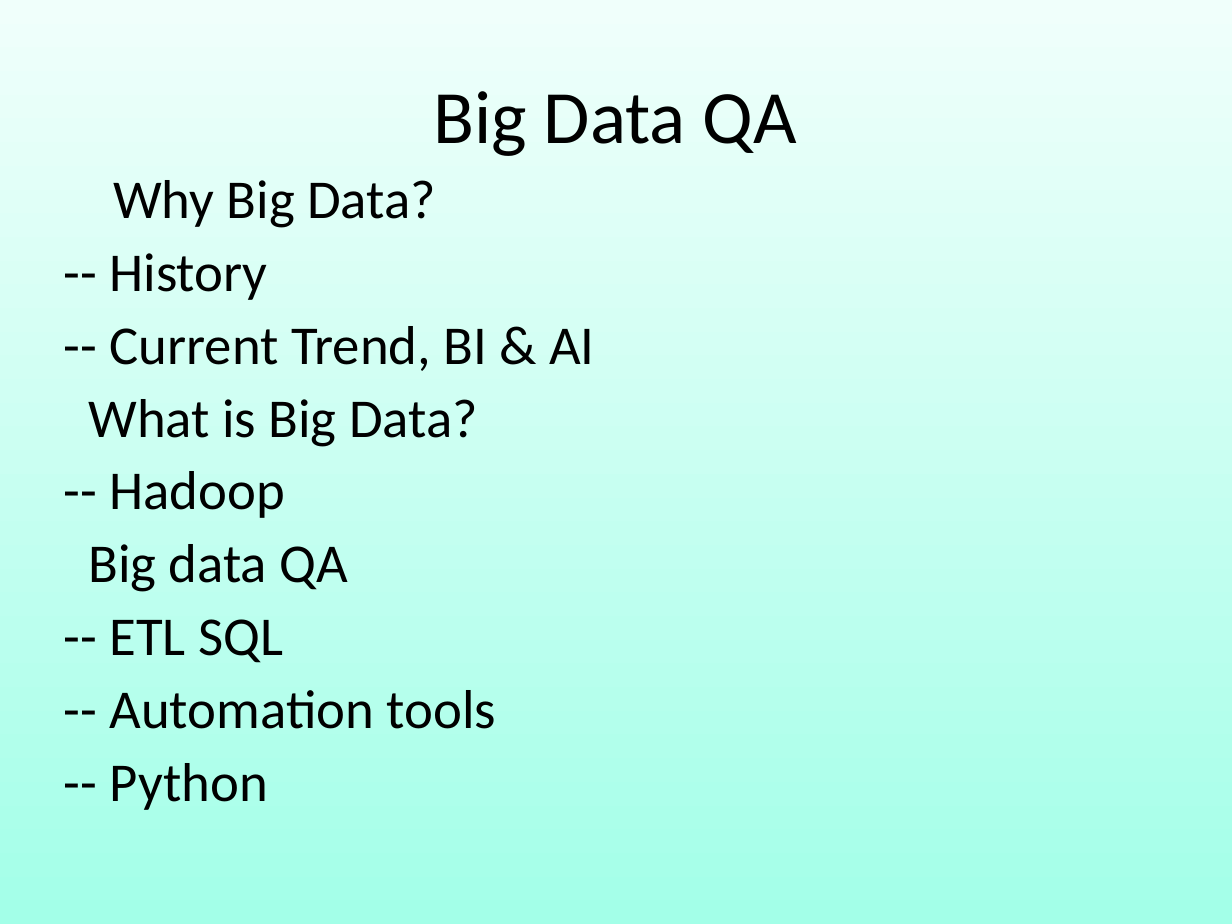
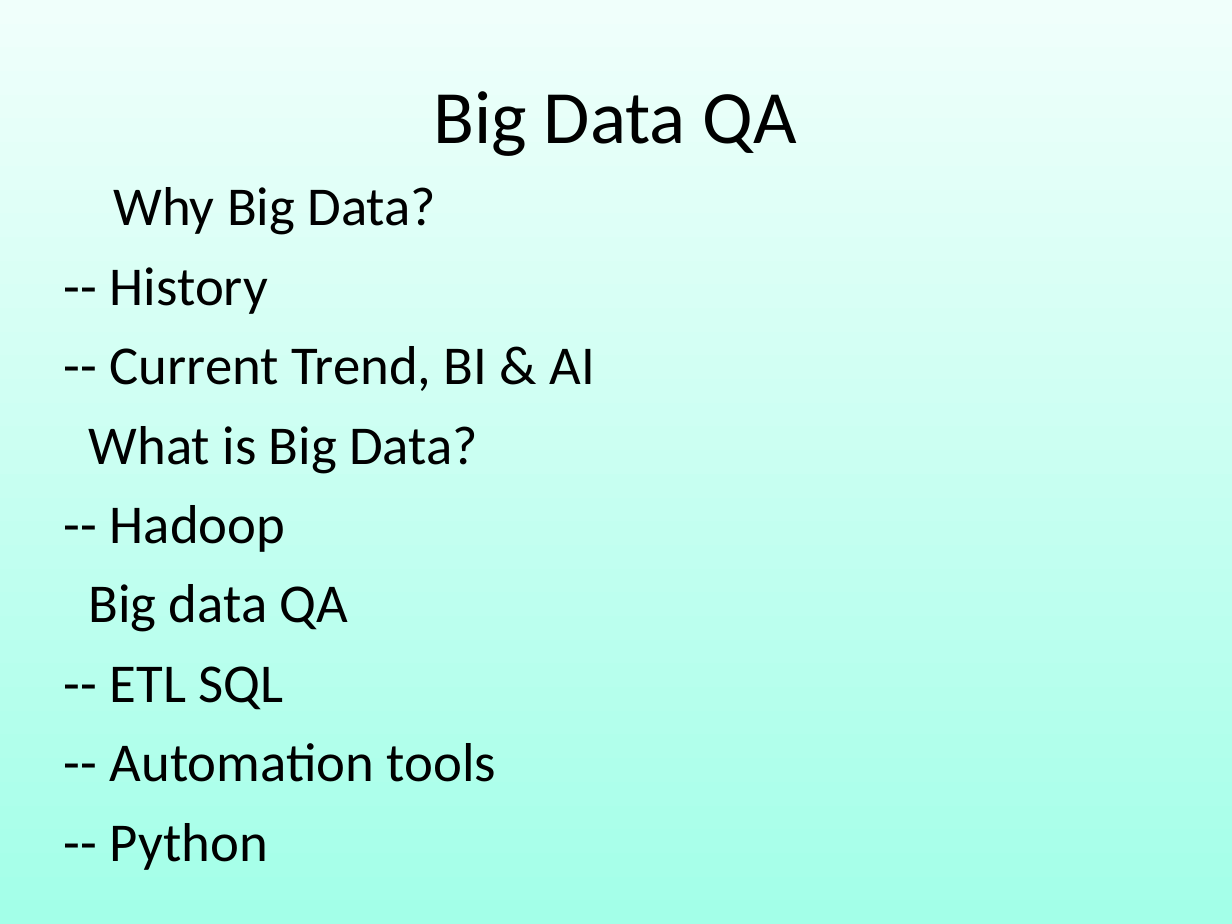
Before and after one commit to robin3795/Data, a slide deck: slide 8 of 2018_1.ppt (slide 6 before the commit). Drawn at 1232x924 pixels with LibreOffice and Linux fonts; fonts in the diff are those of the drawing. Boxes give left, top, right and bottom in pixels: in the first picture for what was removed or moved away, otherwise in the second. Text is boxed around its words. In the diff, an @@ line names an element or a change of style, - is before the commit and + after.

```diff
--- a/2018_1.ppt
+++ b/2018_1.ppt
@@ free "Why Big Data?" at <box>47,165,1154,878</box>: line spacing 0.9 to 1 @@
```
Also in this commit, not shown: 8 other slides changed, 2 slides added.
